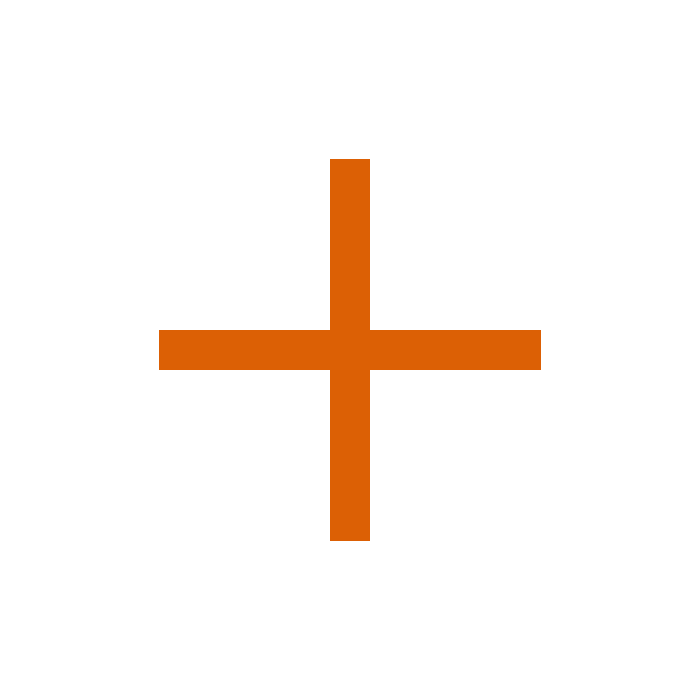
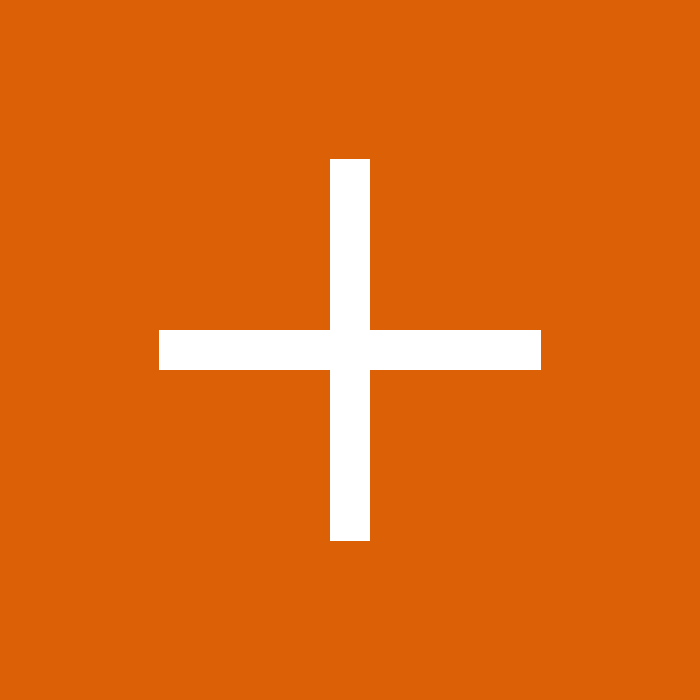
Revision of a layered w=700, h=700 image; what changed, layer by layer:
painted on "Layer 1 copy" over [left=159, top=159, right=541, bottom=541]
removed layer "Layer 1" over [left=330, top=159, right=370, bottom=541]
painted on "Layer 0" over [left=0, top=0, right=700, bottom=700]
